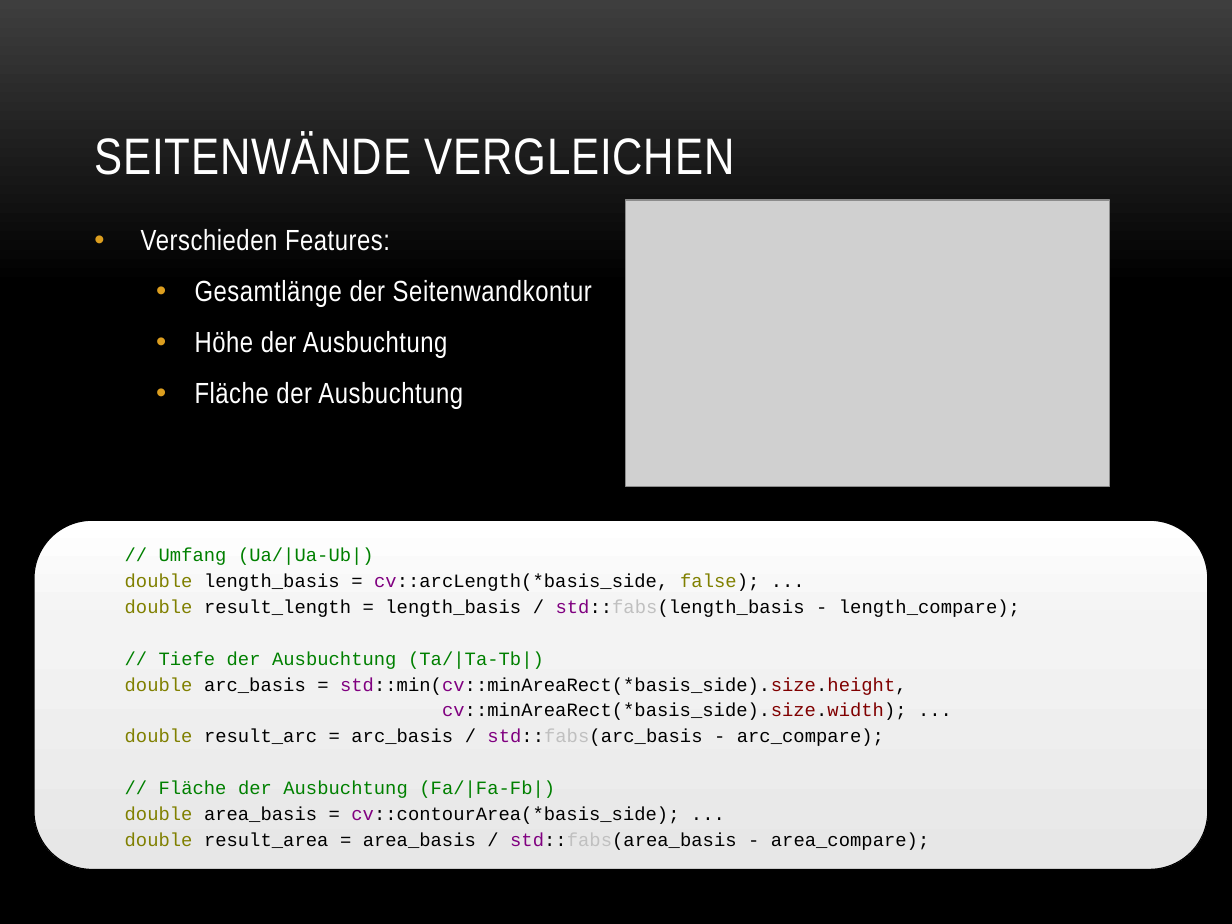
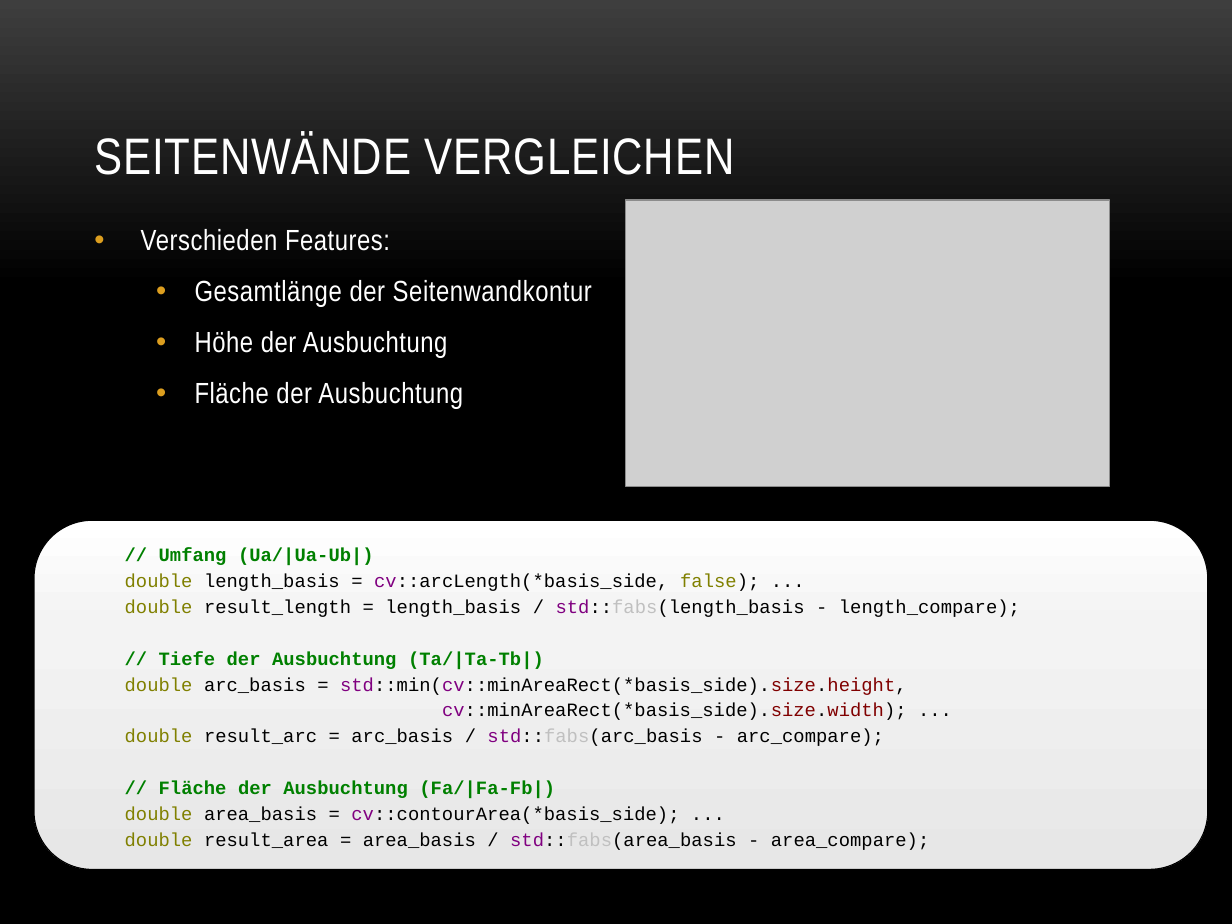
Before and after one commit to baertschi/Puzzle, a slide deck: slide 18 of Doku/Puzzle.pptx (slide 19 before the commit). Drawn at 1232x924 pixels with LibreOffice and Linux fonts; fonts in the diff are those of the drawing; grey boxes stand for pictures; background and template pictures are left out. Boxes give left, top, right and bottom in pixels: in the first picture for what was removed or moved away, otherwise in the second. Text is boxed around its words. In the diff, an @@ line names an element or a change of style, - is before the commit and + after.

```diff
--- a/Doku/Puzzle.pptx
+++ b/Doku/Puzzle.pptx
@@ text in rounded rectangle at [159,548,555,799]: bold on in "// Umfang (Ua/|Ua-Ub|)", "// Tiefe der Ausbuchtung (Ta/|Ta-Tb|)", "// Fläche der Ausbuchtung (Fa/|Fa-Fb|)" @@
```
Also in this commit, not shown: 6 other slides changed, 1 slide removed, 1 other file.
